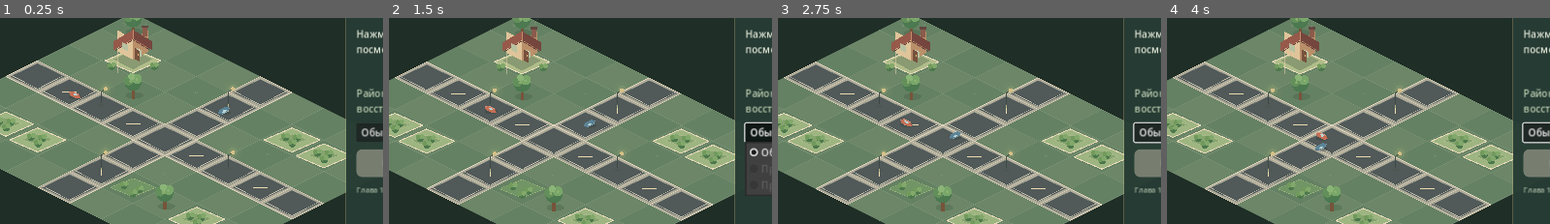
Above: before the commit, frames 1-4 (left to right).
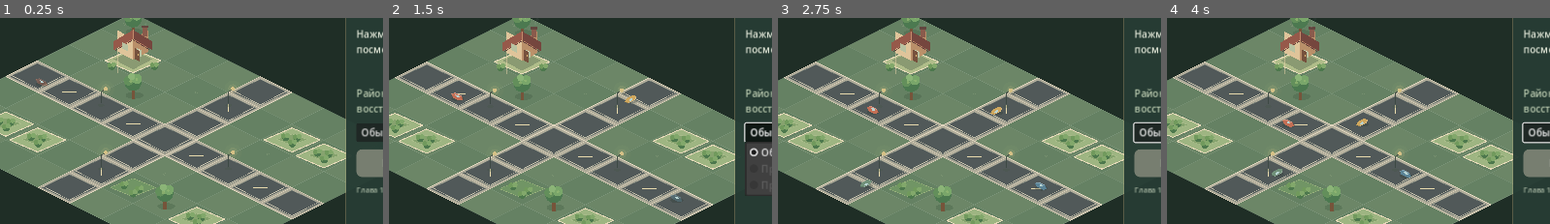
Above: after the commit, the same moments.

Repository: wellbi-creator/rayon-za-rubl
Game: Godot game, scene res://scenes/main.tscn
Same seed, same stepped clock (60 frames per second), same inputs: the game is played once before the commit and once after it.
Inputs (mouse positions are % of the whole screen's width and height, from its top left):
- Up to frame 1 (0.25 s): no input
- Up to frame 2 (1.5 s): move the mouse to (72, 46) at 0.52 s; hold D 0.53-1.25 s; click (72, 46) at 0.67 s; click "Обычный дом — 10 минут" at 1.25 s
- Up to frame 3 (2.75 s): drag from (30, 57) to (45, 73) at 2.02 s
- Up to frame 4 (4 s): tap Enter at 2.75 s; move the mouse to (60, 29) at 2.77 s; hold D 2.78-3.5 s; drag from (45, 73) to (20, 36) at 3.52 s
The pictures show only the part of the screen within x 28-78%, y 26-75%; the shares and areas given below are measured in that part.

The runs differ from the first frame. In frame 1, 0.2% of the frame differs, in the area x 9-60%, y 29-47%; in frame 2, 0.3%; in frame 3, 0.4%, in the area x 21-71%, y 42-84%; in frame 4, 0.4%.

Commit message:
M2.35: add two-way lane traffic and vehicle lifecycle

Diff:
--- a/scripts/world/isometric_district_world.gd
+++ b/scripts/world/isometric_district_world.gd
@@ -68,29 +68,59 @@
 	queue_redraw()
 
 func _initialize_demo_traffic() -> void:
-	# Temporary showcase traffic uses the existing road graph only. It does not
-	# alter resident schedules, economy, save data, or the road network.
+	# Showcase traffic uses the road graph only; it never changes game or save data.
 	var horizontal_route := get_transport_route(Vector2i(0, 3), Vector2i(8, 3))
 	var vertical_route := get_transport_route(Vector2i(4, 0), Vector2i(4, 6))
 	if horizontal_route.size() >= 2:
-		_traffic_vehicles.append({
-			"route": horizontal_route,
-			"route_index": 1,
-			"direction": 1,
-			"segment_progress": 0.0,
-			"speed": 48.0,
-			"color": Color("#c46f55")
-		})
+		_add_demo_vehicle(horizontal_route, 1, 48.0, Color("#c46f55"), 7.0, 0.0, 0)
+		_add_demo_vehicle(horizontal_route, -1, 44.0, Color("#5b8497"), 7.0, 1.2, 1)
 	if vertical_route.size() >= 2:
-		_traffic_vehicles.append({
-			"route": vertical_route,
-			"route_index": 1,
-			"direction": 1,
-			"segment_progress": 0.0,
-			"speed": 42.0,
-			"color": Color("#5b8497")
-		})
+		_add_demo_vehicle(vertical_route, 1, 42.0, Color("#d0a85e"), 7.0, 0.6, 2)
+		_add_demo_vehicle(vertical_route, -1, 40.0, Color("#71917a"), 7.0, 1.8, 3)
 	_update_demo_traffic(0.0)
+
+func _add_demo_vehicle(route: Array[Vector2], direction: int, speed: float, body_color: Color, lane_offset: float, spawn_delay: float, seed: int) -> void:
+	var route_length := _get_traffic_route_length(route)
+	if route_length <= 0.001:
+		return
+	_traffic_vehicles.append({
+		"route": route,
+		"route_length": route_length,
+		"distance": 0.0 if direction > 0 else route_length,
+		"direction": direction,
+		"speed": speed,
+		"lane_offset": lane_offset,
+		"color": body_color,
+		"active": spawn_delay <= 0.0,
+		"respawn_timer": spawn_delay,
+		"spawn_seed": seed
+	})
+
+func _get_traffic_route_length(route: Array) -> float:
+	var total_length := 0.0
+	for i in range(route.size() - 1):
+		total_length += (route[i] as Vector2).distance_to(route[i + 1])
+	return total_length
+
+func _sample_traffic_route(route: Array, distance: float, lane_offset: float) -> Dictionary:
+	var remaining := clampf(distance, 0.0, _get_traffic_route_length(route))
+	for i in range(route.size() - 1):
+		var from_point: Vector2 = route[i]
+		var to_point: Vector2 = route[i + 1]
+		var segment := to_point - from_point
+		var segment_length := segment.length()
+		if segment_length <= 0.001:
+			continue
+		if remaining <= segment_length or i == route.size() - 2:
+			var direction := segment / segment_length
+			var base_position := from_point + direction * minf(remaining, segment_length)
+			var lane_normal := Vector2(-direction.y, direction.x)
+			return {
+				"position": base_position + lane_normal * lane_offset,
+				"rotation": direction.angle()
+			}
+		remaining -= segment_length
+	return {"position": route[route.size() - 1], "rotation": 0.0}
 
 func _update_demo_traffic(delta: float) -> void:
 	_demo_transport_entries.clear()
@@ -98,47 +128,33 @@
 		var route: Array = vehicle.get("route", [])
 		if route.size() < 2:
 			continue
-		var route_index := int(vehicle.get("route_index", 0))
 		var direction := int(vehicle.get("direction", 1))
-		var segment_progress := float(vehicle.get("segment_progress", 0.0))
-		var remaining_distance := maxf(0.0, float(vehicle.get("speed", 40.0)) * delta)
-		var safety_steps := 0
-		while remaining_distance > 0.0 and safety_steps < 32:
-			safety_steps += 1
-			var next_index := route_index + direction
-			if next_index < 0 or next_index >= route.size():
-				direction *= -1
-				next_index = route_index + direction
-			var from_point: Vector2 = route[route_index]
-			var to_point: Vector2 = route[next_index]
-			var segment_length := from_point.distance_to(to_point)
-			if segment_length <= 0.001:
-				route_index = next_index
-				segment_progress = 0.0
+		var route_length := float(vehicle.get("route_length", 0.0))
+		if not bool(vehicle.get("active", false)):
+			var respawn_timer := float(vehicle.get("respawn_timer", 0.0)) - delta
+			vehicle["respawn_timer"] = respawn_timer
+			if respawn_timer <= 0.0:
+				vehicle["active"] = true
+				vehicle["distance"] = 0.0 if direction > 0 else route_length
+			else:
 				continue
-			var available := segment_length - segment_progress
-			if remaining_distance < available:
-				segment_progress += remaining_distance
-				remaining_distance = 0.0
-			else:
-				remaining_distance -= available
-				route_index = next_index
-				segment_progress = 0.0
-		var target_index := clampi(route_index + direction, 0, route.size() - 1)
-		var segment_start: Vector2 = route[route_index]
-		var segment_end: Vector2 = route[target_index]
-		var current_segment_length := segment_start.distance_to(segment_end)
-		var ratio := 0.0 if current_segment_length <= 0.001 else clampf(segment_progress / current_segment_length, 0.0, 1.0)
-		var vehicle_position := segment_start.lerp(segment_end, ratio)
-		var facing := (segment_end - segment_start).angle()
-		vehicle["route_index"] = route_index
-		vehicle["direction"] = direction
-		vehicle["segment_progress"] = segment_progress
+		var distance := float(vehicle.get("distance", 0.0)) + float(vehicle.get("speed", 40.0)) * delta * float(direction)
+		if distance < 0.0 or distance > route_length:
+			vehicle["active"] = false
+			vehicle["distance"] = 0.0 if direction < 0 else route_length
+			vehicle["respawn_timer"] = 1.15 + fposmod(float(vehicle.get("spawn_seed", 0)) * 0.43, 0.9)
+			continue
+		vehicle["distance"] = distance
+		var sample := _sample_traffic_route(route, distance, float(vehicle.get("lane_offset", 7.0)) * float(direction))
+		var vehicle_position: Vector2 = sample["position"]
+		var edge_fade := clampf(distance / 34.0, 0.0, 1.0) * clampf((route_length - distance) / 34.0, 0.0, 1.0)
+		var vehicle_color: Color = vehicle.get("color", Color("#587b8a"))
+		vehicle_color.a *= edge_fade
 		_demo_transport_entries.append({
 			"position": vehicle_position,
 			"depth": vehicle_position.y + 5.0,
-			"rotation": facing,
-			"color": vehicle.get("color", Color("#587b8a"))
+			"rotation": float(sample["rotation"]),
+			"color": vehicle_color
 		})
 
 func _draw() -> void:
